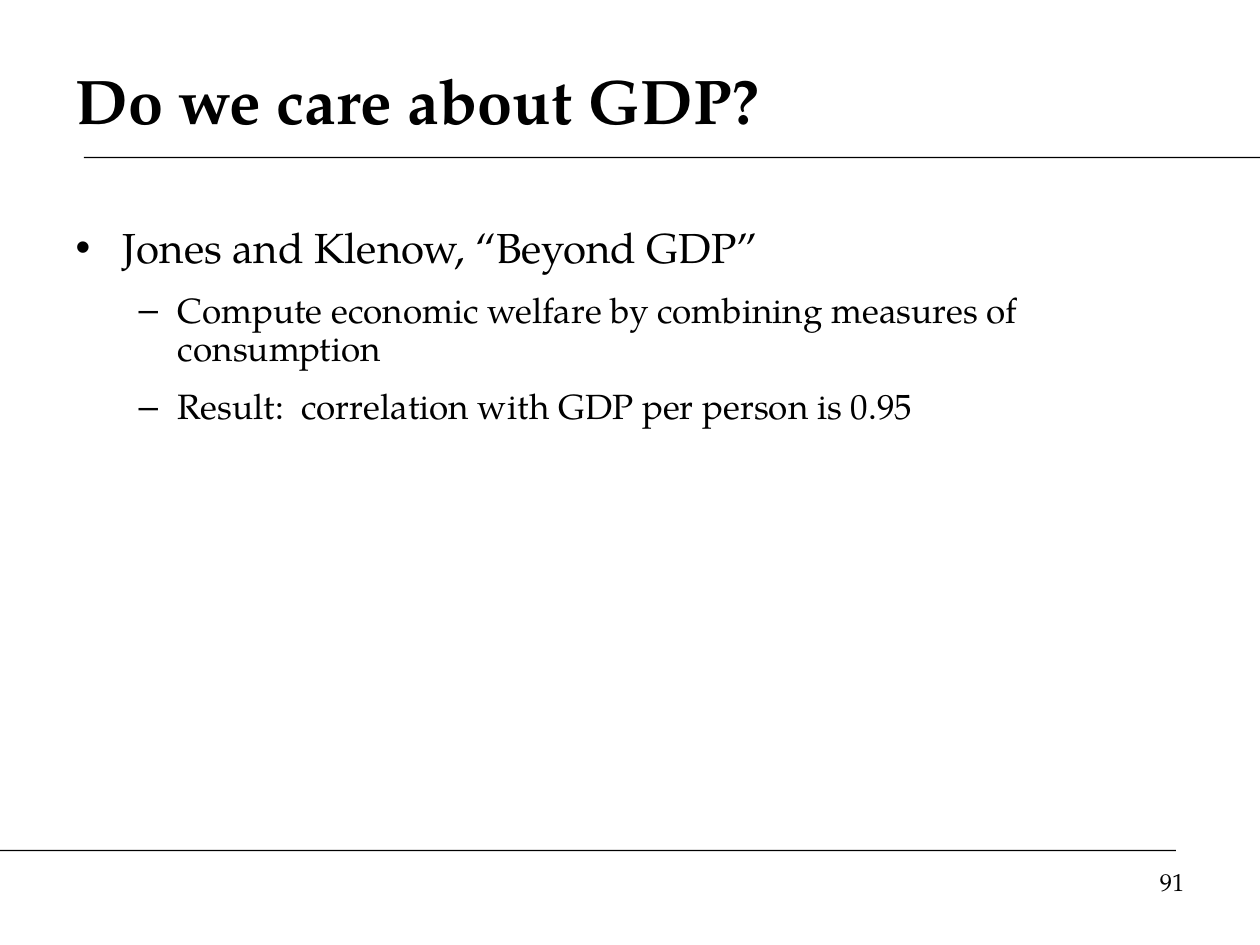
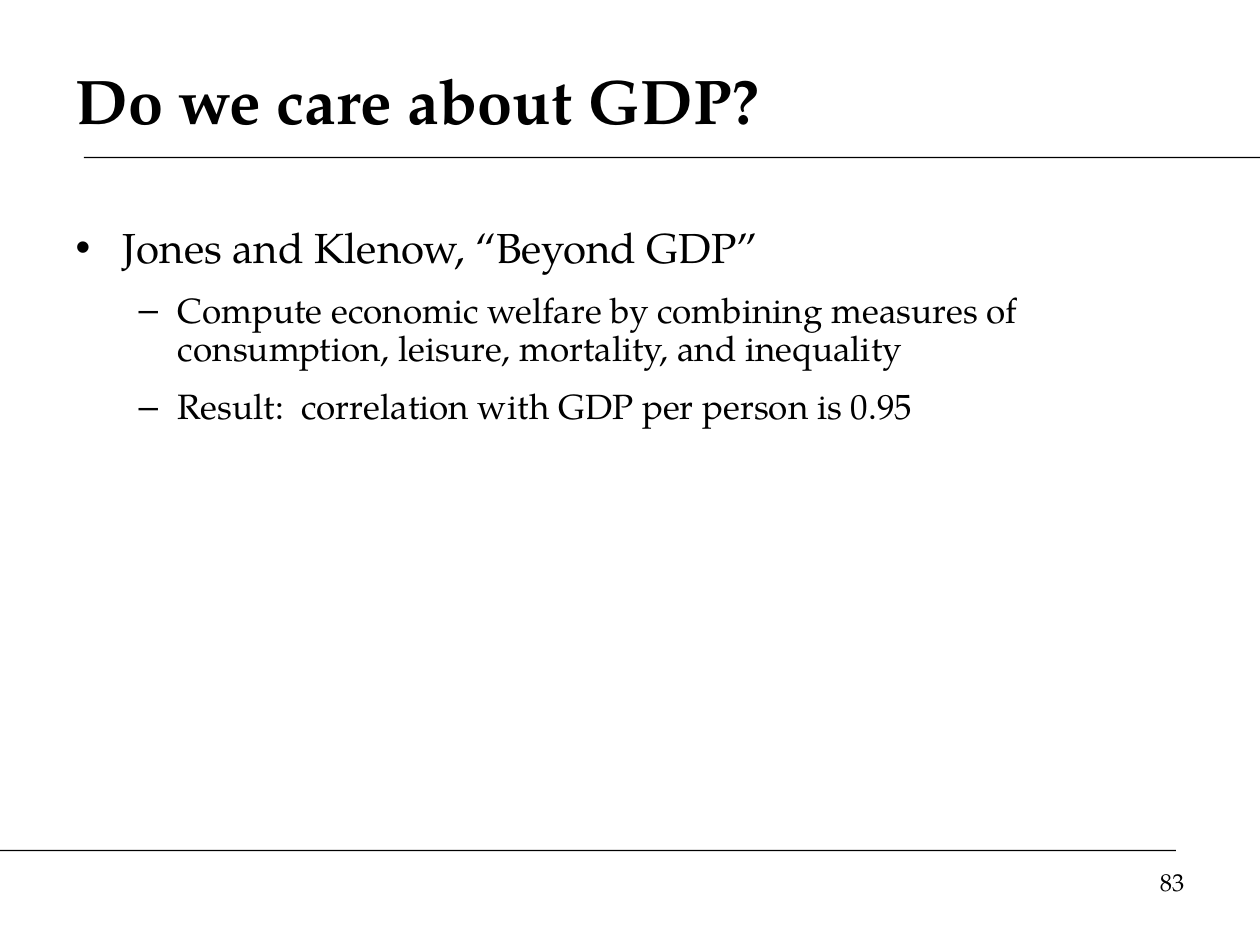
Before and after one commit to DaveBackus/Global_Economy, a slide deck: slide 83 of Slides/slides_intro_f14.pptx (slide 91 before the commit). Drawn at 1260x945 pixels with LibreOffice and Linux fonts; fonts in the diff are those of the drawing. Boxes give left, top, right and bottom in pixels: in the first picture for what was removed or moved away, otherwise in the second. Text is boxed around its words. In the diff, an @@ line names an element or a change of style, - is before the commit and + after.

```diff
--- a/Slides/slides_intro_f14.pptx
+++ b/Slides/slides_intro_f14.pptx
@@ text at box(178, 297, 1018, 371): text changed @@
-  – Compute economic welfare by combining measures of consumption
+  – Compute economic welfare by combining measures of consumption, leisure, mortality, and inequality
@@ page number at box(1160, 874, 1185, 892): text changed @@
-91
+83
```
Also in this commit, not shown: 38 other slides changed, 2 slides added, 11 slides removed, 14 other files.
